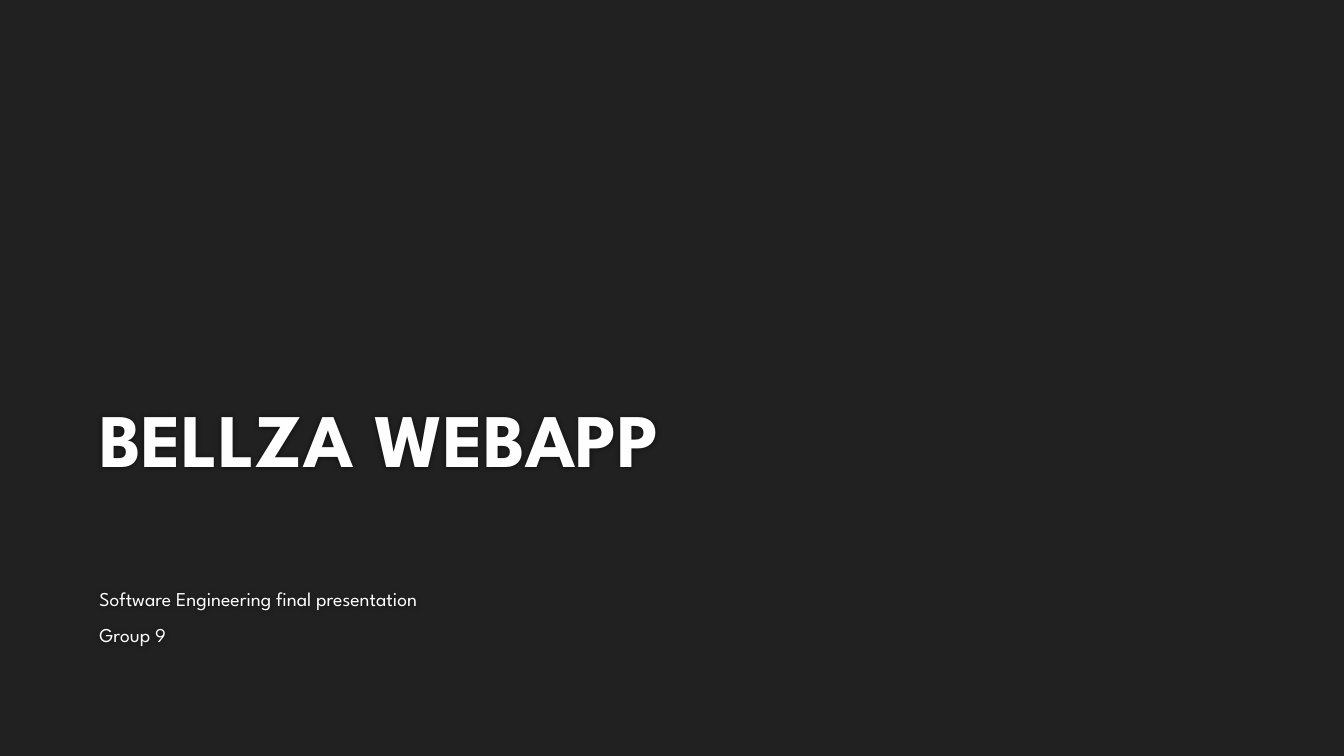
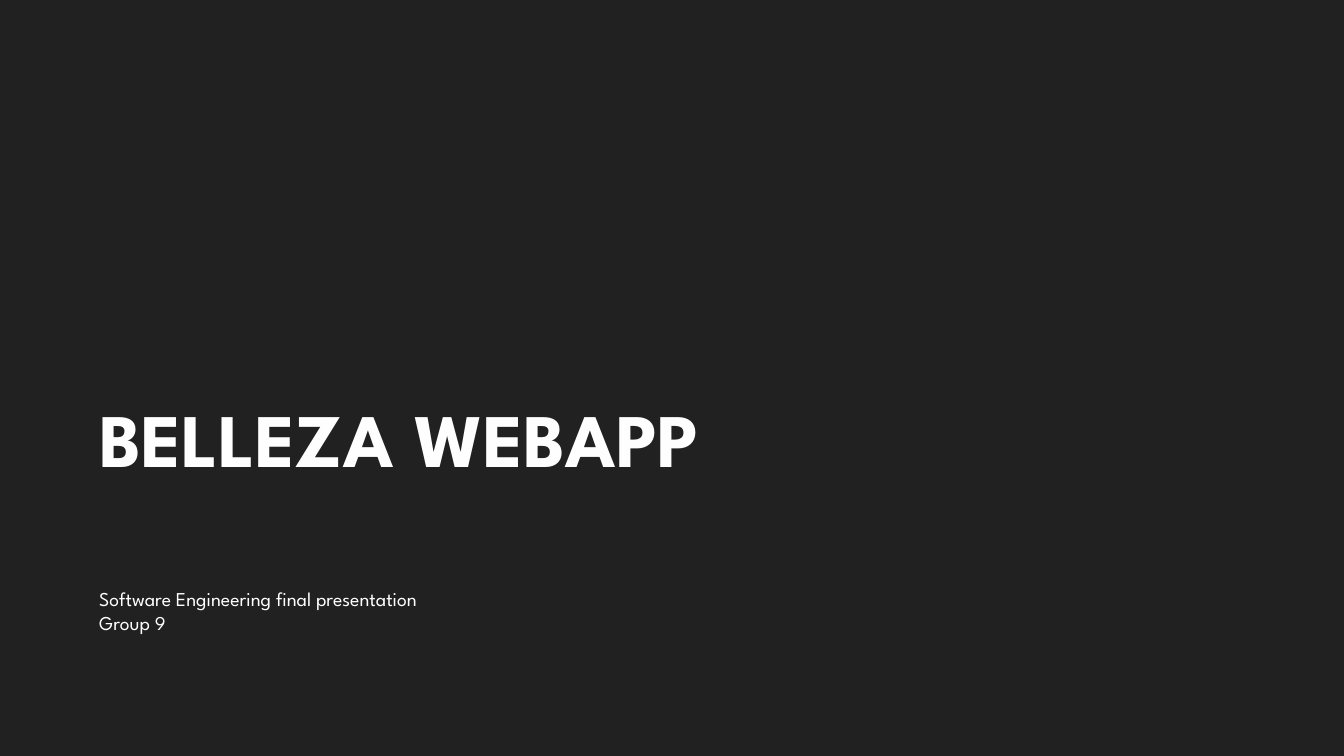
Before and after one commit to HalfMomentum/Belleza, a slide deck: slide 1 of Documentation/BELLZA WEBAPP.pptx. Drawn at 1344x756 pixels with LibreOffice and Linux fonts; fonts in the diff are those of the drawing; background and template pictures are left out. Boxes give left, top, right and bottom in pixels: in the first picture for what was removed or moved away, otherwise in the second. Text is boxed around its words. In the diff, an @@ line names an element or a change of style, - is before the commit and + after.

```diff
--- a/Documentation/BELLZA WEBAPP.pptx
+++ b/Documentation/BELLZA WEBAPP.pptx
@@ text at bbox=[99, 417, 699, 467]: text changed @@
-BELLZA WEBAPP
+BELLEZA WEBAPP
@@ text "Software Engineering final presentation" at bbox=[99, 592, 417, 634]: less space between paragraphs @@
```
Also in this commit, not shown: 12 other slides changed, 24 other files.
